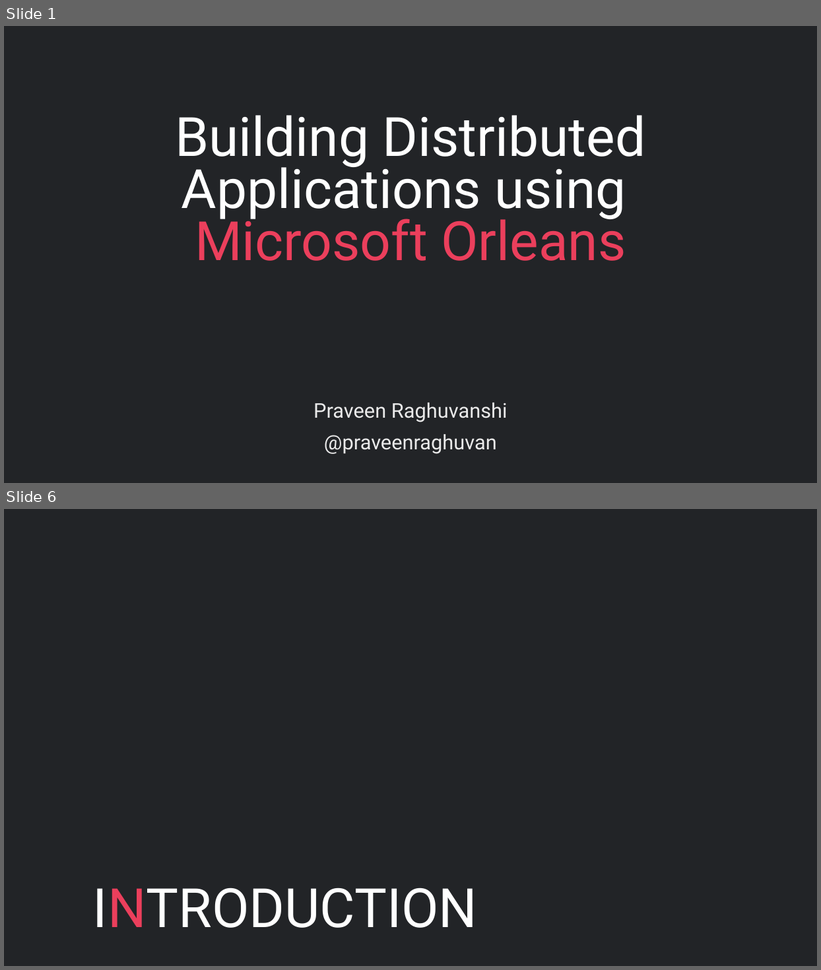
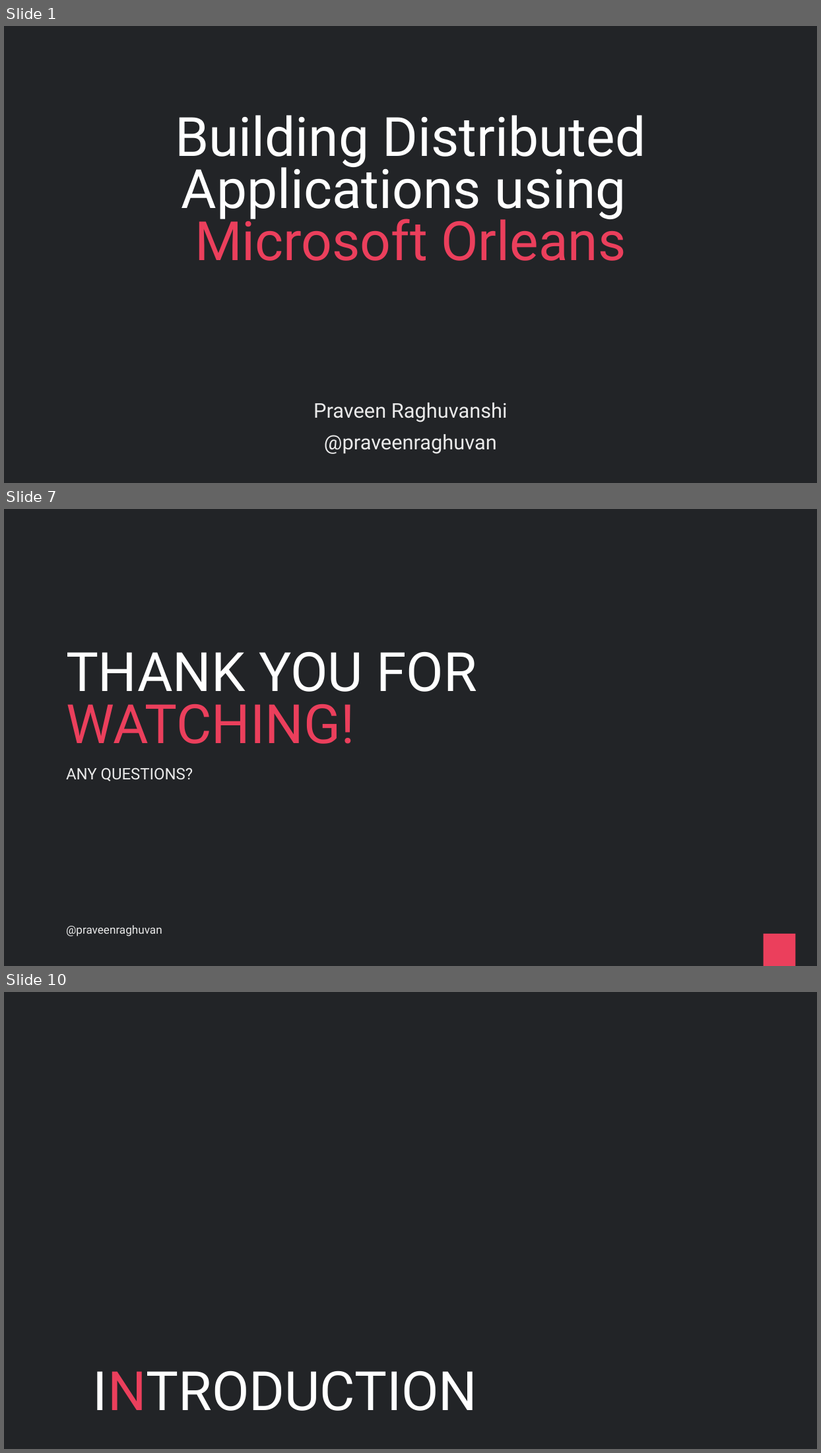
Before and after one commit to praveenraghuvanshi/tech-sessions, a slide deck: drafts/Orleans/ppt/Orleans_draft.pptx. Shown one above the other, each under a label of ours: slides 1 and 6 before the commit, slides 1, 7 and 10 after it; the slides between them are not shown. The pictures are 821x970 and 821x1453 pixels, drawn with LibreOffice and Linux fonts; fonts in the diff are those of the drawing. Boxes give left, top, right and bottom in pixels: in the first picture for what was removed or moved away, otherwise in the second. Text is boxed around its words. In the diff, an @@ line names an element or a change of style, - is before the commit and + after.

```diff
--- a/drafts/Orleans/ppt/Orleans_draft.pptx
+++ b/drafts/Orleans/ppt/Orleans_draft.pptx
@@ slide 7 added at <box>4,509,817,966</box>, background #222427 @@
@@ title added at <box>66,652,477,744</box>, 96 pt, text #FFFFFF @@
+THANK YOU FOR WATCHING!
@@ text added at <box>66,768,193,782</box>, 28 pt, text #EAEAEA @@
+ANY QUESTIONS?
@@ text added at <box>66,925,162,937</box>, 20 pt, text #EAEAEA @@
+@praveenraghuvan
@@ rectangle added at <box>764,934,795,966</box>, fill #EB3F5C @@
@@ what was slide 6 is now slide 10 @@
```
Also in this commit, not shown: 56 slides changed, 3 other slides added, 3 other files.
